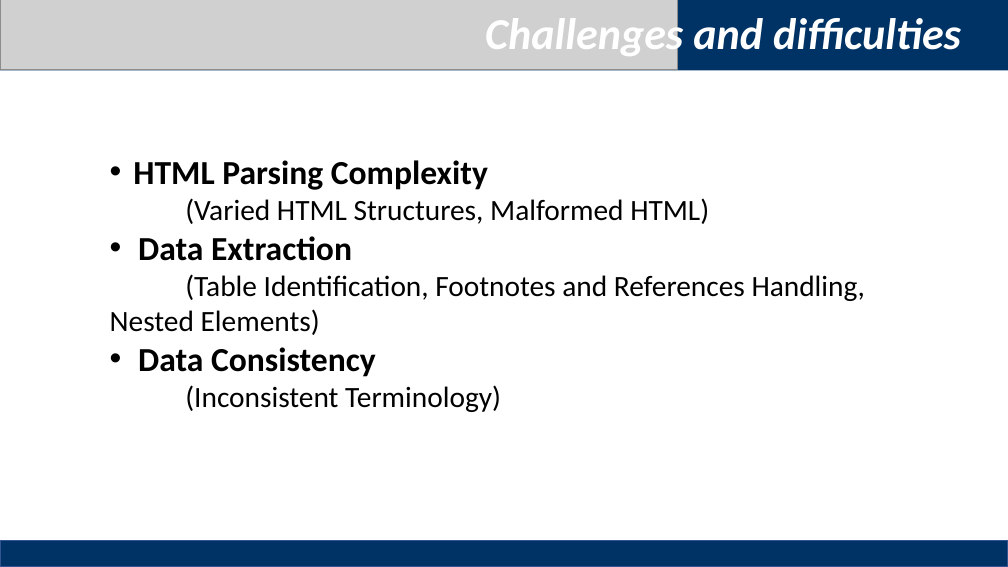
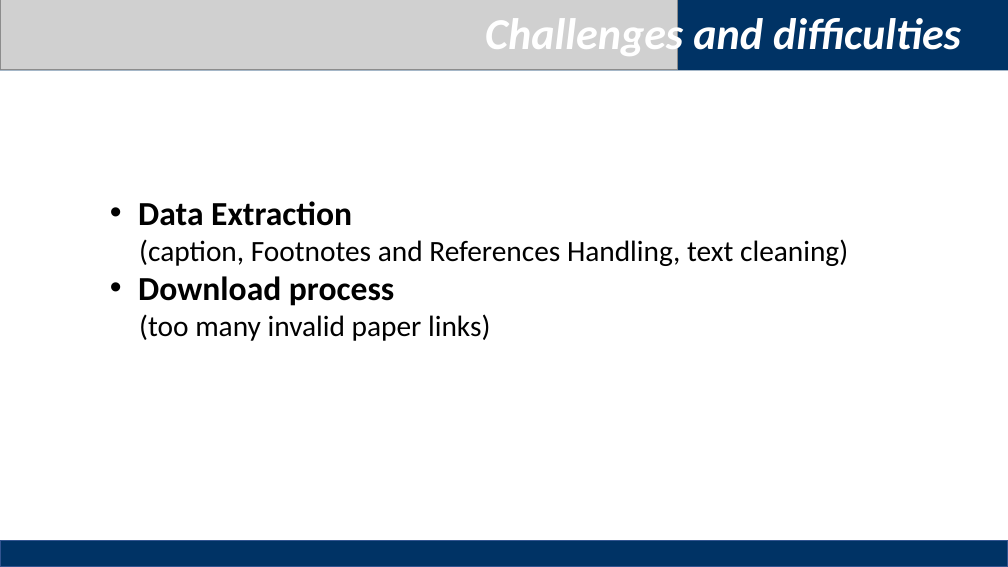
Before and after one commit to haowen3012/ID-Homerwork1, a slide deck: slide 17 of homework1/Homework1.pptx (slide 15 before the commit). Drawn at 1008x567 pixels with LibreOffice and Linux fonts; fonts in the diff are those of the drawing; grey boxes stand for pictures. Boxes give left, top, right and bottom in pixels: in the first picture for what was removed or moved away, otherwise in the second. Text is boxed around its words. In the diff, an @@ line names an element or a change of style, - is before the commit and + after.

```diff
--- a/homework1/Homework1.pptx
+++ b/homework1/Homework1.pptx
@@ text at (x1=133, y1=160, x2=709, y2=224): paragraphs removed @@
-• HTML Parsing Complexity
-(Varied HTML Structures, Malformed HTML)
@@ text at (x1=138, y1=239, x2=848, y2=341): text changed @@
-(Table Identification, Footnotes and References Handling, Nested Elements)
-• Data Consistency
-(Inconsistent Terminology)
+(caption, Footnotes and References Handling, text cleaning)
+• Download process
+(too many invalid paper links)
```
Also in this commit, not shown: 4 other slides changed, 2 slides added, 2 other files.
